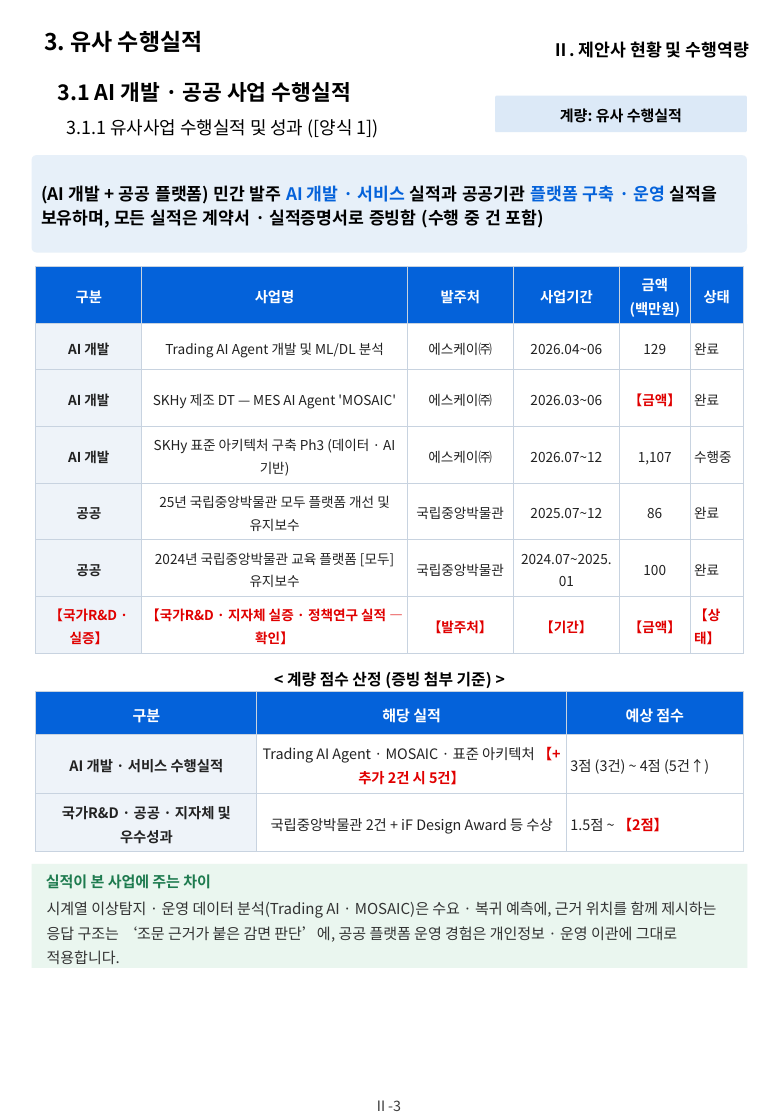
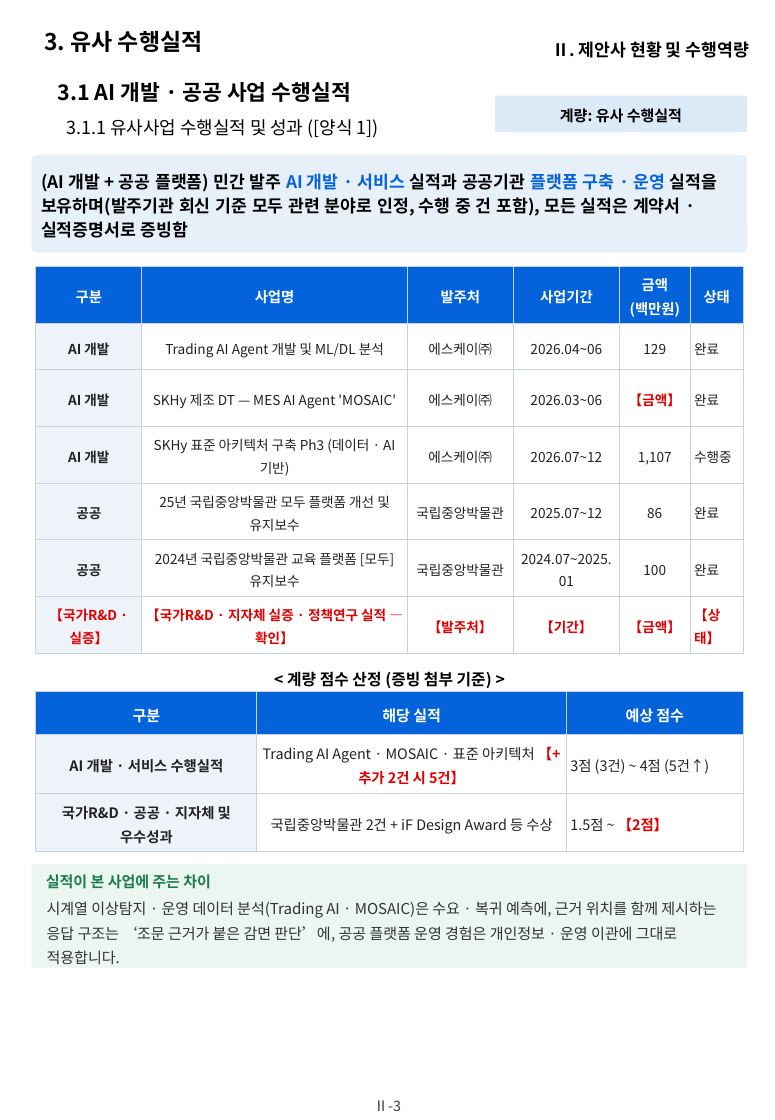
Before and after one commit to hwangsteeve-tech/hbjw, a slide deck: slide 9 of proposals/2026-11_dsit-parking-ai/dsit_proposal.pptx. Drawn at 775x1120 pixels with LibreOffice and Linux fonts; fonts in the diff are those of the drawing; background and template pictures are left out. Boxes give left, top, right and bottom in pixels: in the first picture for what was removed or moved away, otherwise in the second. Text is boxed around its words. In the diff, an @@ line names an element or a change of style, - is before the commit and + after.

```diff
--- a/proposals/2026-11_dsit-parking-ai/dsit_proposal.pptx
+++ b/proposals/2026-11_dsit-parking-ai/dsit_proposal.pptx
@@ text in rounded rectangle at bbox=[41, 173, 717, 238]: text changed @@
-(AI 개발 + 공공 플랫폼) 민간 발주 AI 개발 · 서비스 실적과 공공기관 플랫폼 구축 · 운영 실적을 보유하며, 모든 실적은 계약서 · 실적증명서로 증빙함 (수행 중 건 포함)
+(AI 개발 + 공공 플랫폼) 민간 발주 AI 개발 · 서비스 실적과 공공기관 플랫폼 구축 · 운영 실적을 보유하며(발주기관 회신 기준 모두 관련 분야로 인정, 수행 중 건 포함), 모든 실적은 계약서 · 실적증명서로 증빙함
```
Also in this commit, not shown: 3 other slides changed, 1 other file.
